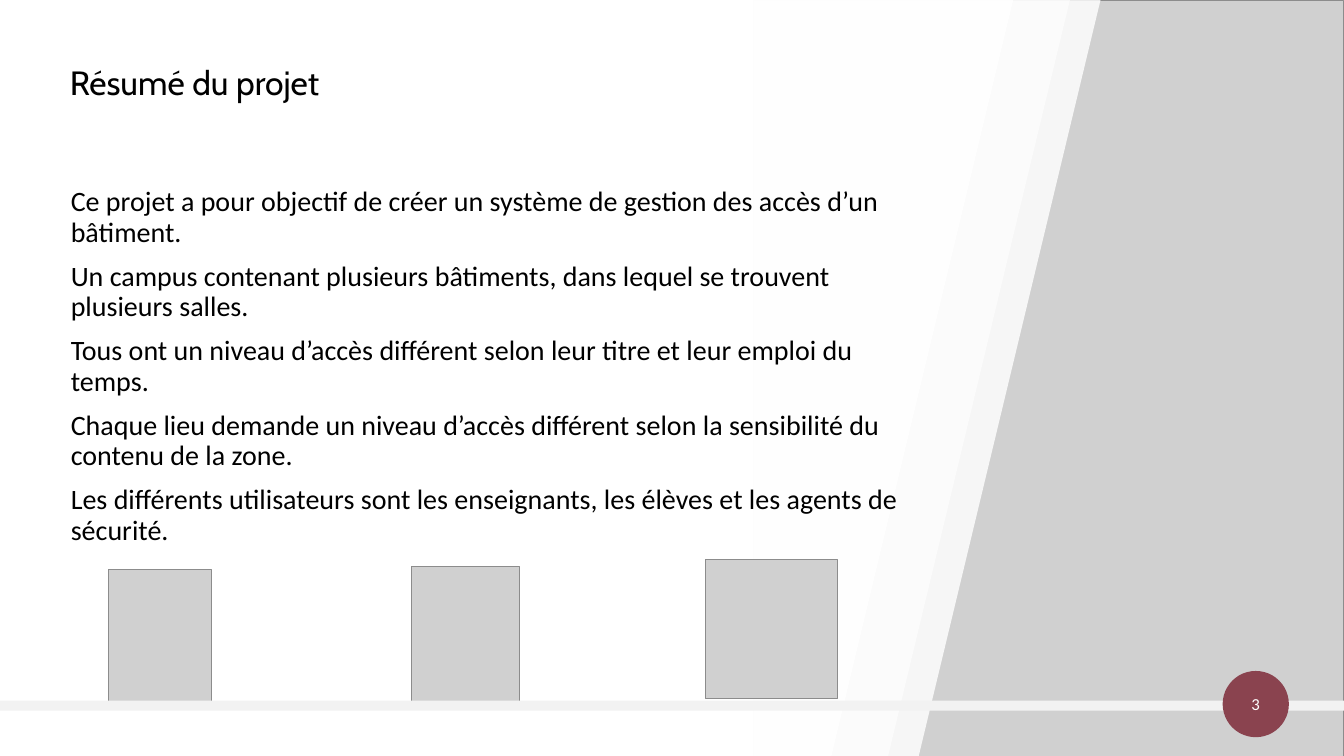
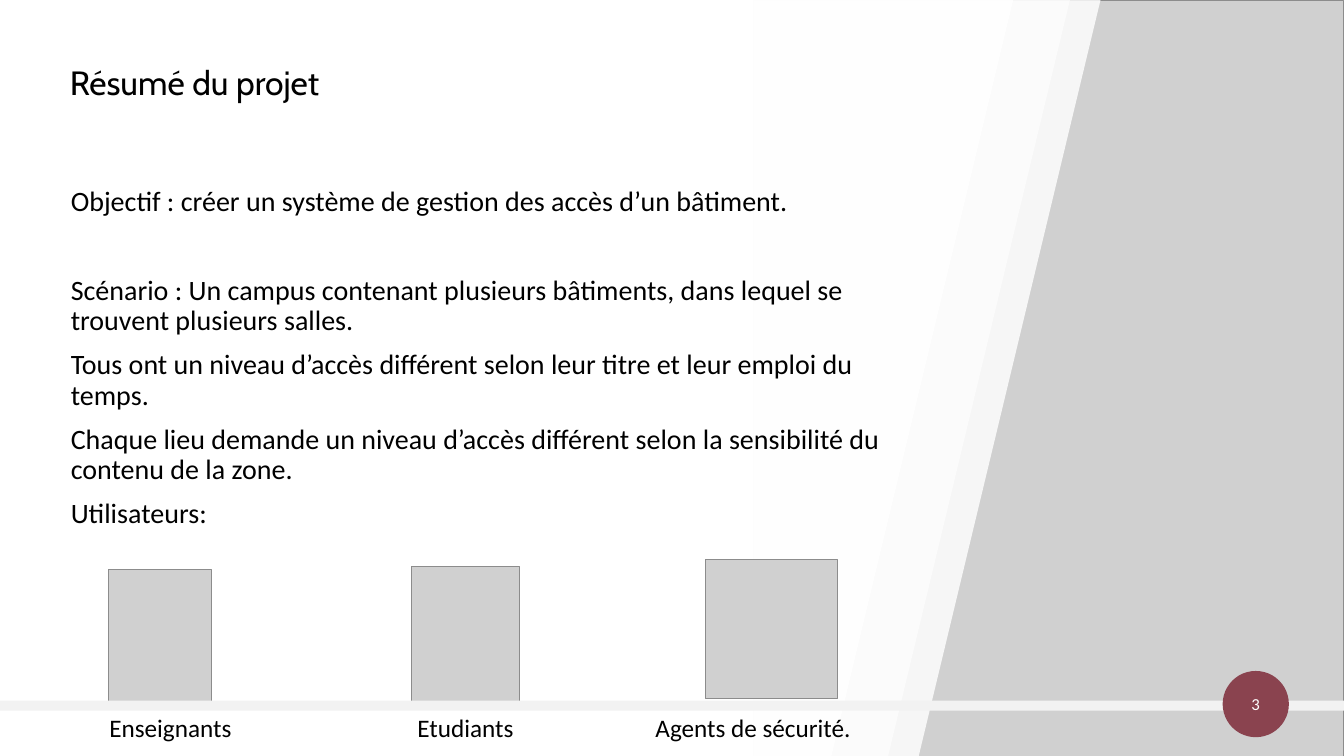
Before and after one commit to AlexandreSaxemard/GestionAccesBatiment, a slide deck: slide 3 of Docs/Gestion des accès au bâtiment.pptx. Drawn at 1344x756 pixels with LibreOffice and Linux fonts; fonts in the diff are those of the drawing; grey boxes stand for pictures. Boxes give left, top, right and bottom in pixels: in the first picture for what was removed or moved away, otherwise in the second. Text is boxed around its words. In the diff, an @@ line names an element or a change of style, - is before the commit and + after.

```diff
--- a/Docs/Gestion des accès au bâtiment.pptx
+++ b/Docs/Gestion des accès au bâtiment.pptx
@@ text at [71, 191, 842, 335]: text changed @@
-Ce projet a pour objectif de créer un système de gestion des accès d’un bâtiment.
-Un campus contenant plusieurs bâtiments, dans lequel se trouvent plusieurs salles.
+Objectif : créer un système de gestion des accès d’un bâtiment.
+Scénario : Un campus contenant plusieurs bâtiments, dans lequel se trouvent plusieurs salles.
@@ text at [71, 503, 207, 524]: text changed @@
-Les différents utilisateurs sont les enseignants, les élèves et les agents de sécurité.
+Utilisateurs:
@@ text added at [109, 719, 851, 742], 18 pt, text #000000 @@
+Enseignants Etudiants Agents de sécurité.
```
Also in this commit, not shown: 5 other slides changed.
